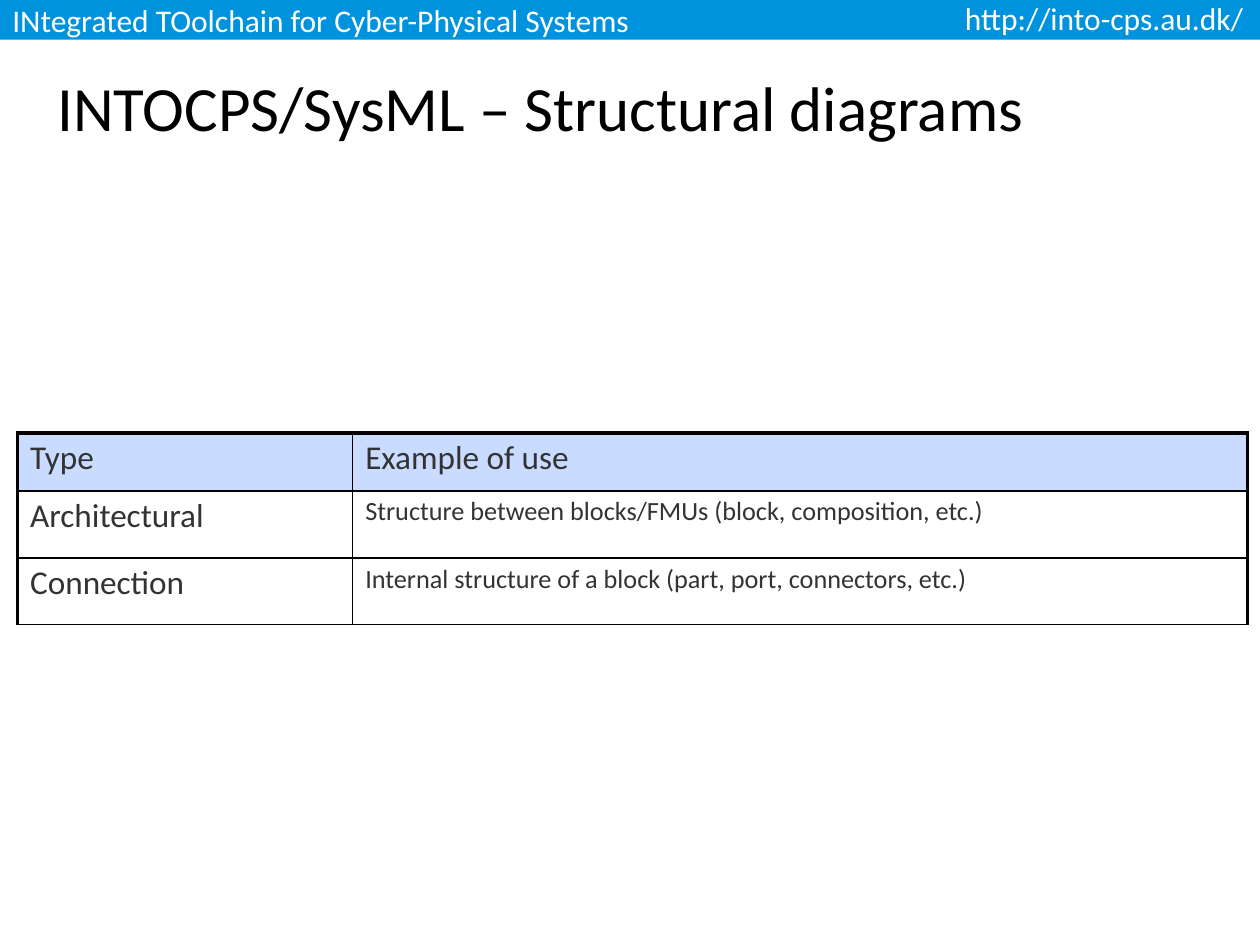
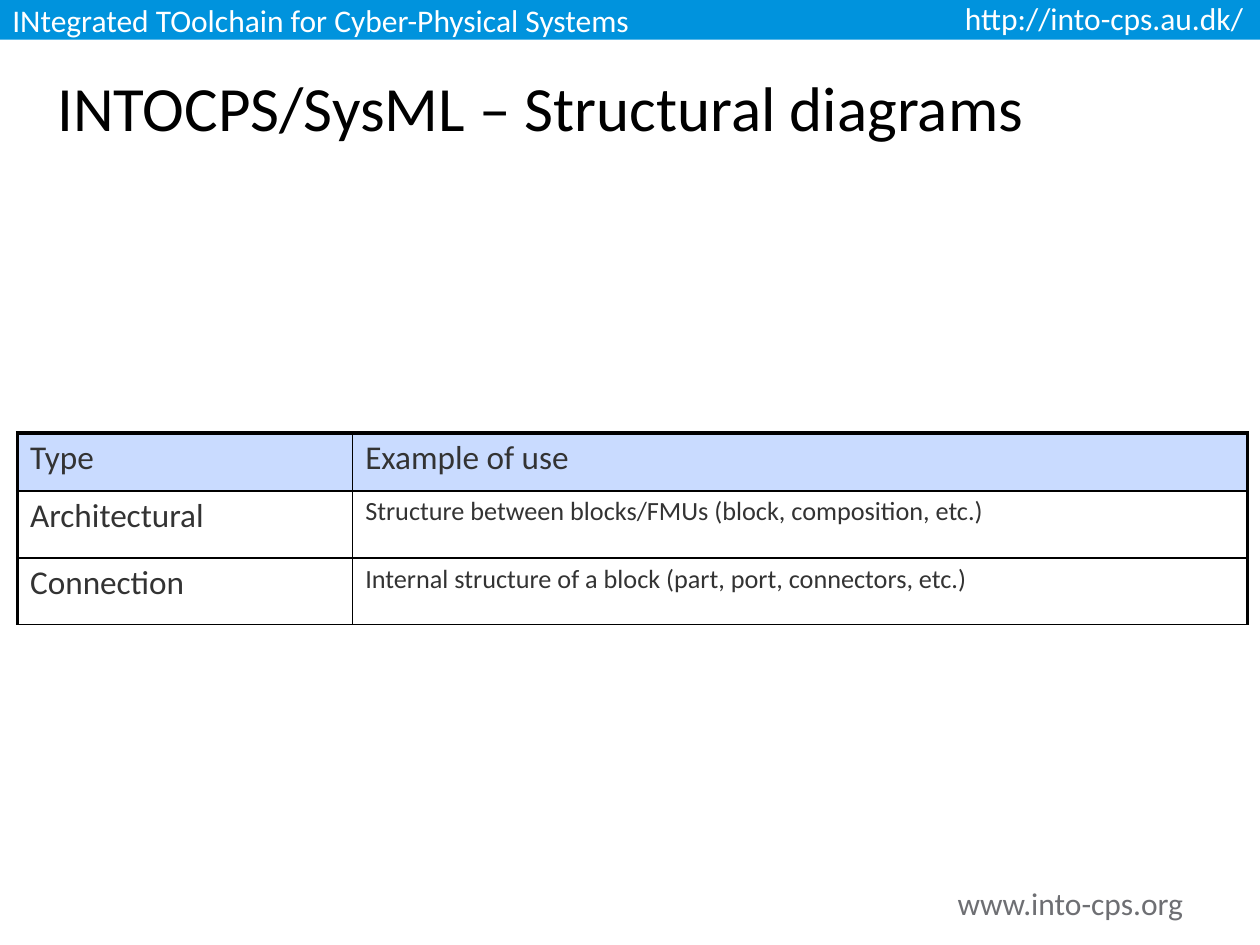
Before and after one commit to INTO-CPS-Association/training, a slide deck: slide 16 of slides/INTOCPS-SysML.pptx. Drawn at 1260x945 pixels with LibreOffice and Linux fonts; fonts in the diff are those of the drawing; background and template pictures are left out. Boxes give left, top, right and bottom in pixels: in the first picture for what was removed or moved away, otherwise in the second. Text is boxed around its words. In the diff, an @@ line names an element or a change of style, - is before the commit and + after.

```diff
--- a/slides/INTOCPS-SysML.pptx
+++ b/slides/INTOCPS-SysML.pptx
@@ text added at (958,893,1183,921), 18 pt, text #6E6F73 @@
+www.into-cps.org
```
Also in this commit, not shown: 36 other slides changed, 3 other files.
